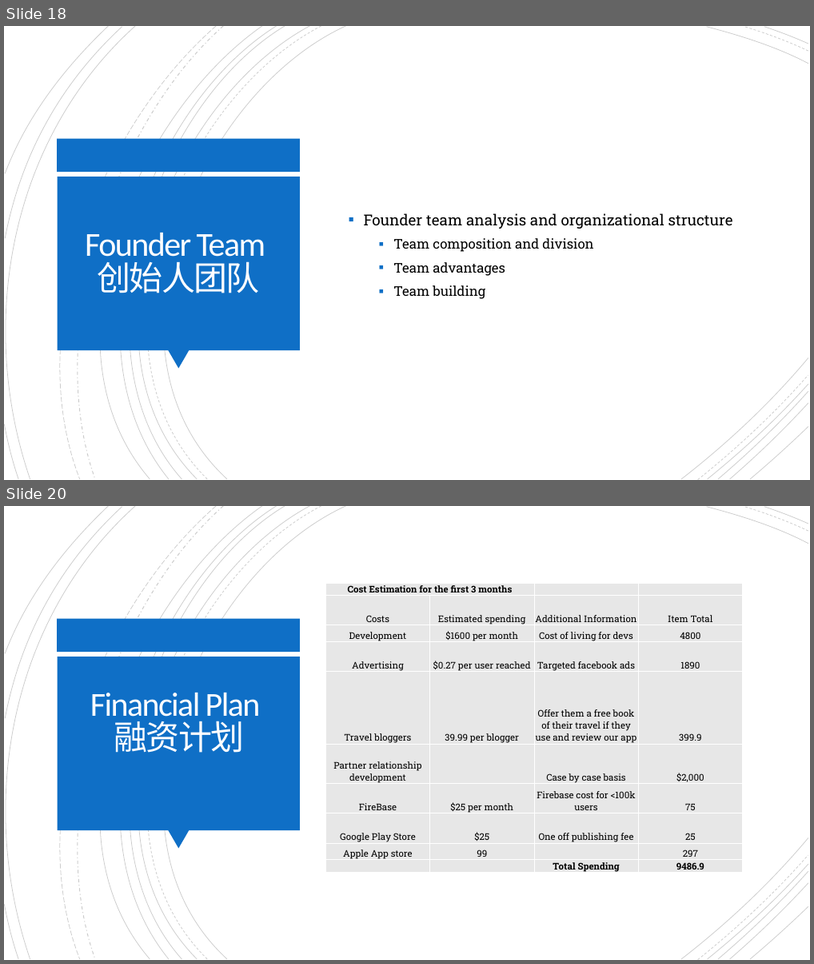
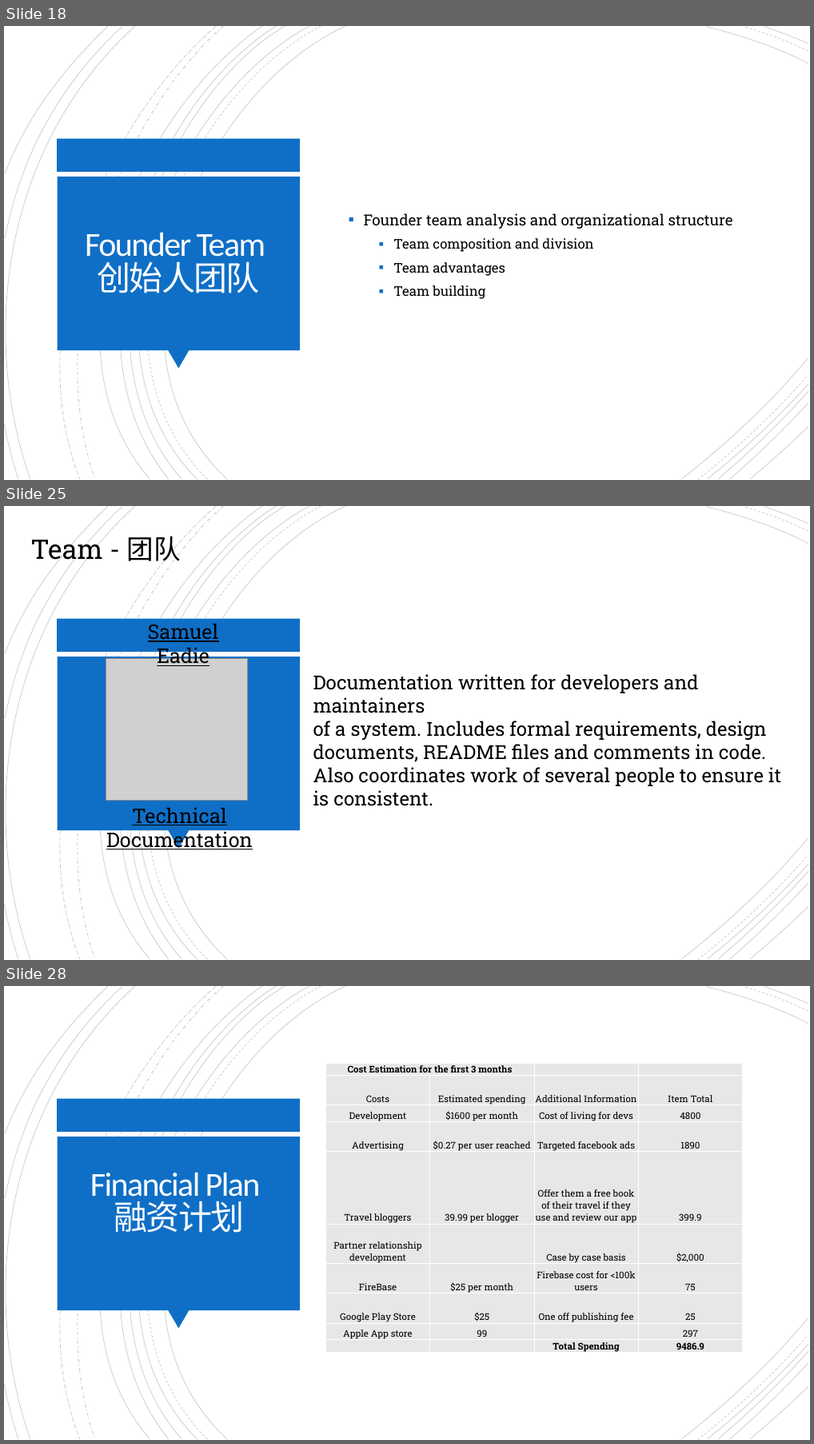
Before and after one commit to SummerProgram2018/AdvenShare, a slide deck: Advenshare Final ppt.pptx. Shown one above the other, each under a label of ours: slides 18 and 20 before the commit, slides 18, 25 and 28 after it; the slides between them are not shown. The pictures are 814x964 and 814x1444 pixels, drawn with LibreOffice and Linux fonts; fonts in the diff are those of the drawing; grey boxes stand for pictures. Boxes give left, top, right and bottom in pixels: in the first picture for what was removed or moved away, otherwise in the second. Text is boxed around its words. In the diff, an @@ line names an element or a change of style, - is before the commit and + after.

```diff
--- a/Advenshare Final ppt.pptx
+++ b/Advenshare Final ppt.pptx
@@ slide 25 added at <box>4,506,810,960</box>, background #FFFFFF; not listed: 24 template elements that a slide beside it also shows @@
@@ text added at <box>31,535,181,566</box>, 32 pt, text #000000 @@
+Team - 团队
@@ text added at <box>148,624,219,668</box>, 24 pt, text #000000, underline @@
+Samuel Eadie
@@ picture added at <box>106,659,248,800</box> @@
@@ text added at <box>314,674,782,786</box>, 23 pt, text #000000 @@
+Documentation written for developers and maintainers
+of a system. Includes formal requirements, design
+documents, README files and comments in code.
+Also coordinates work of several people to ensure it
+is consistent.
@@ text added at <box>106,808,253,852</box>, 24 pt, text #000000, underline @@
+Technical Documentation
@@ what was slide 20 is now slide 28 @@
```
Also in this commit, not shown: 8 other slides added, 1 slide removed, 1 other file.
